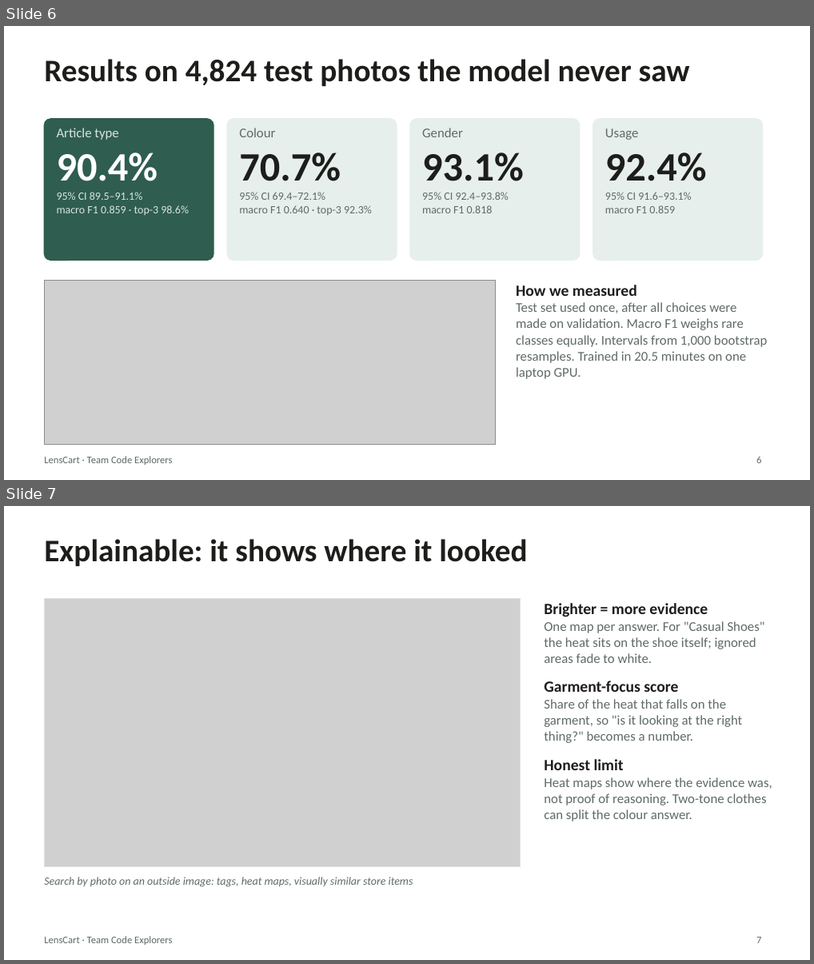
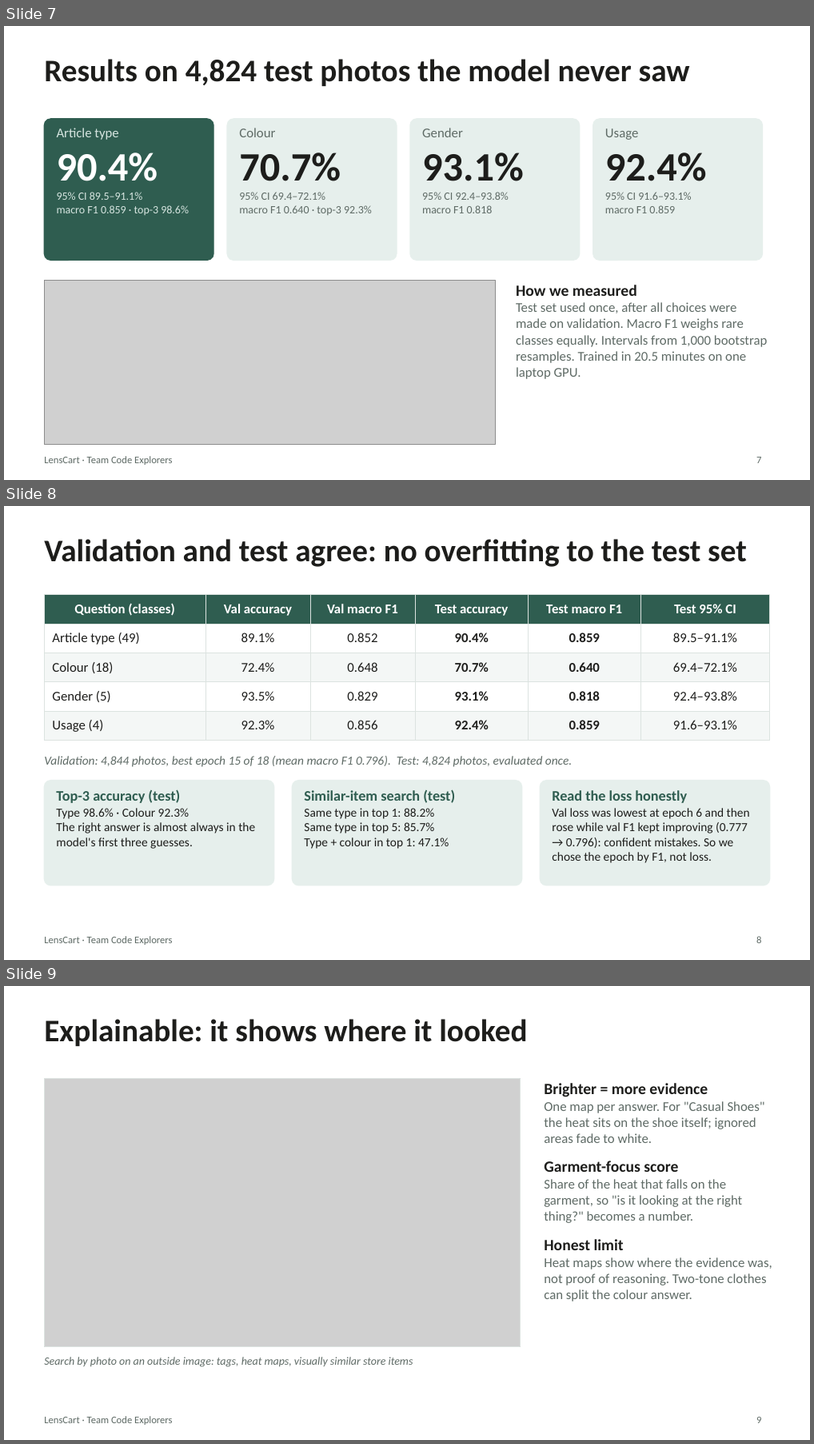
Before and after one commit to TharunMurugesh/lenscart, a slide deck: docs/LensCart_presentation.pptx. Shown one above the other, each under a label of ours: slides 6 and 7 before the commit, slides 7, 8 and 9 after it. The pictures are 814x964 and 814x1444 pixels, drawn with LibreOffice and Linux fonts; fonts in the diff are those of the drawing; grey boxes stand for pictures. Boxes give left, top, right and bottom in pixels: in the first picture for what was removed or moved away, otherwise in the second. Text is boxed around its words. In the diff, an @@ line names an element or a change of style, - is before the commit and + after.

```diff
--- a/docs/LensCart_presentation.pptx
+++ b/docs/LensCart_presentation.pptx
@@ slide 8 added at [4,506,810,960], background #FFFFFF; not listed: 1 template element that a slide beside it also shows @@
@@ title added at [44,539,747,567], 28 pt, text #1D1D1B, bold @@
+Validation and test agree: no overfitting to the test set
@@ table added at [44,595,770,735], 5 rows, 6 columns @@
+Question (classes) | Val accuracy | Val macro F1 | Test accuracy | Test macro F1 | Test 95% CI
+Article type (49) | 89.1% | 0.852 | 90.4% | 0.859 | 89.5–91.1%
+Colour (18) | 72.4% | 0.648 | 70.7% | 0.640 | 69.4–72.1%
+Gender (5) | 93.5% | 0.829 | 93.1% | 0.818 | 92.4–93.8%
+Usage (4) | 92.3% | 0.856 | 92.4% | 0.859 | 91.6–93.1%
@@ text added at [44,756,572,767], 11 pt, text #5F6B66, italic @@
+Validation: 4,844 photos, best epoch 15 of 18 (mean macro F1 0.796). Test: 4,824 photos, evaluated once.
@@ rounded rectangle added at [44,780,274,885], fill #E6EFEC, outline #E6EFEC 1 pt @@
@@ text added at [56,789,255,848], 11 pt, text #1D1D1B @@
+Top-3 accuracy (test)
+Type 98.6% · Colour 92.3%
+The right answer is almost always in the model's first three guesses.
@@ rounded rectangle added at [293,780,522,885], fill #E6EFEC, outline #E6EFEC 1 pt @@
@@ text added at [304,789,455,848], 11 pt, text #1D1D1B @@
+Similar-item search (test)
+Same type in top 1: 88.2%
+Same type in top 5: 85.7%
+Type + colour in top 1: 47.1%
@@ rounded rectangle added at [540,780,770,885], fill #E6EFEC, outline #E6EFEC 1 pt @@
@@ text added at [552,790,750,863], 11 pt, text #1D1D1B @@
+Read the loss honestly
+Val loss was lowest at epoch 6 and then rose while val F1 kept improving (0.777 → 0.796): confident mistakes. So we chose the epoch by F1, not loss.
@@ page number added at [757,936,762,943], 9 pt, text #5F6B66 @@
+8
@@ what was slide 6 is now slide 7 @@
@@ page number at [757,456,762,463]: text changed @@
-6
+7
@@ what was slide 7 is now slide 9 @@
```
Also in this commit, not shown: 2 slides changed, 1 other slide added, 1 other file.
